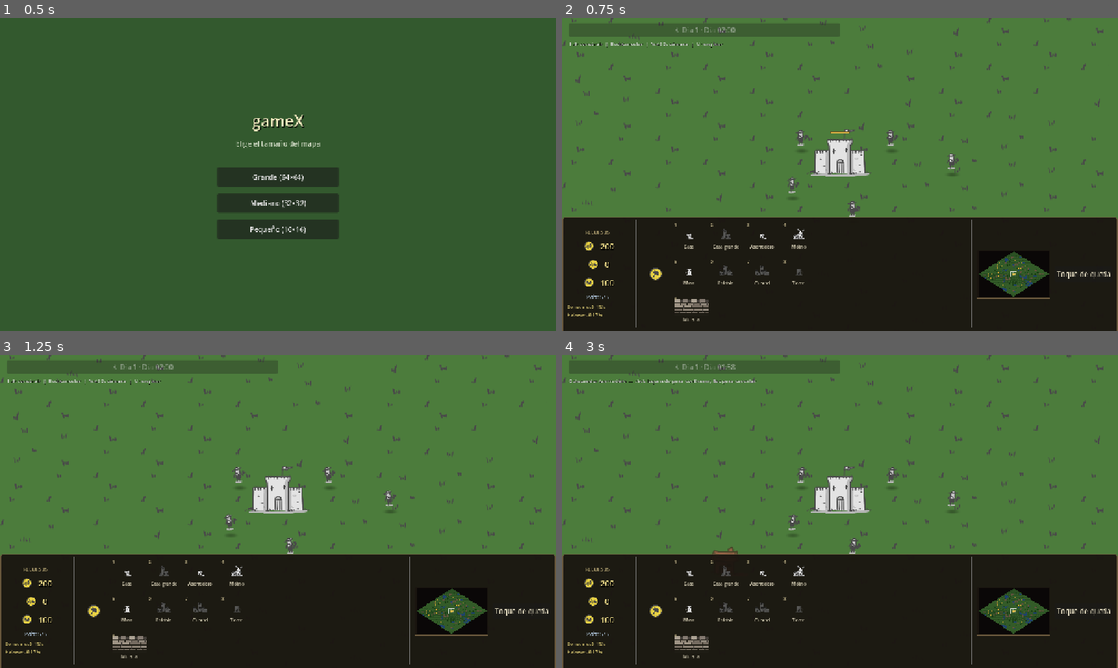
Above: before the commit, frames 1-4 (two rows, left to right).
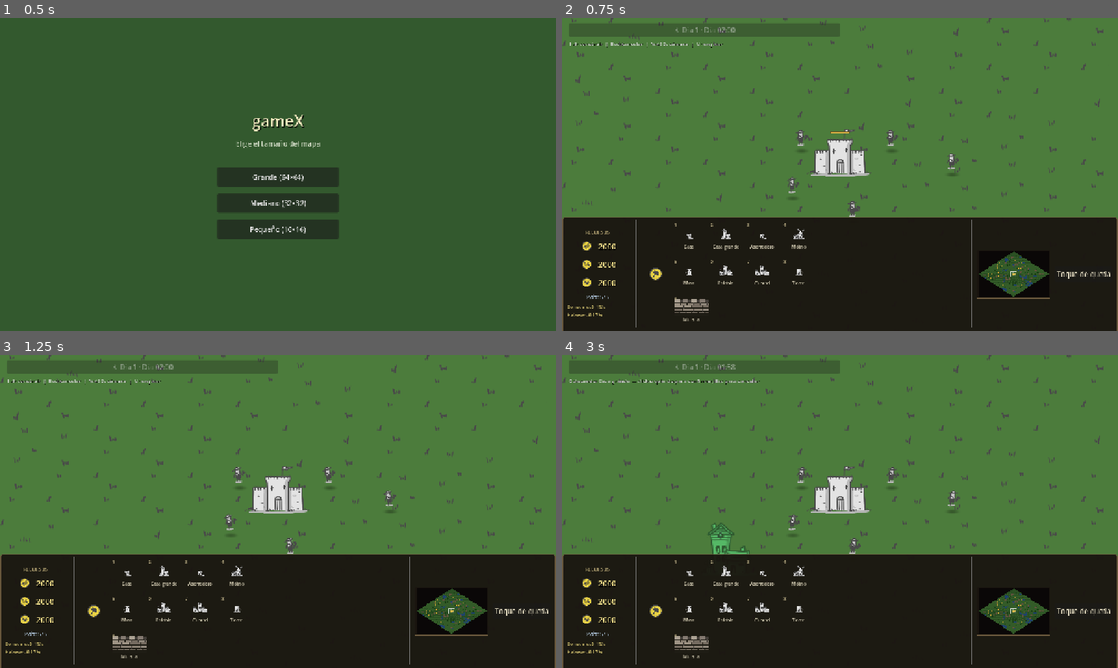
Above: after the commit, the same moments.

Repository: manurode/gameX
Game: Godot game, scene res://scenes/ui/main_menu.tscn
Two runs of this game, one before a commit and one after it. Both use one fixed random seed, a clock stepped at 60 frames per second and the inputs below.
Inputs (mouse positions are in pixels of both pictures, inside the frame that each line leads up to):
- Up to frame 1 (0.5 s): no input
- Up to frame 2 (0.75 s): click "Grande (64×64)" at 0.5 s
- Up to frame 3 (1.25 s): no input
- Up to frame 4 (3 s): click "1" at 1.25 s; click "3" at 2 s; click (723, 574) at 2.75 s, where only the run after the commit has a clickable "2"

Frame 1 is identical in both runs. In frame 2, 0.4% of the frame differs, in the area x 3-44%, y 67-86%; in frame 3, 0.4%; in frame 4, 0.9%, in the area x 3-44%, y 7-86%.

Commit message:
feat: Implement navigation system enhancements and add integration tests

Diff:
--- a/scenes/units/unit.tscn
+++ b/scenes/units/unit.tscn
@@ -3,8 +3,8 @@
 [ext_resource type="Script" path="res://scripts/units/unit.gd" id="1_unit"]
 [ext_resource type="Script" path="res://scripts/units/unit_health_bar.gd" id="2_health_bar"]
 
-[sub_resource type="RectangleShape2D" id="RectangleShape2D_unit"]
-size = Vector2(48, 72)
+[sub_resource type="CircleShape2D" id="CircleShape2D_unit"]
+radius = 14.0
 
 [sub_resource type="ParticleProcessMaterial" id="ParticleProcessMaterial_dust"]
 direction = Vector3(0, -1, 0)
@@ -50,8 +50,8 @@
 animation = &"idle"
 
 [node name="CollisionShape2D" type="CollisionShape2D" parent="."]
-position = Vector2(0, -36)
-shape = SubResource("RectangleShape2D_unit")
+position = Vector2(0, -8)
+shape = SubResource("CircleShape2D_unit")
 
 [node name="NavigationAgent2D" type="NavigationAgent2D" parent="."]
 
--- a/scripts/game/balance_config.gd
+++ b/scripts/game/balance_config.gd
@@ -8,9 +8,9 @@
 	"dawn": 30.0,
 }
 
-const INITIAL_WOOD := 200
-const INITIAL_GOLD := 0
-const INITIAL_FOOD := 100
+const INITIAL_WOOD := 2000
+const INITIAL_GOLD := 2000
+const INITIAL_FOOD := 2000
 const INITIAL_VILLAGERS := 5
 
 const WOOD_PER_SECOND := 1.0
--- a/scripts/units/unit.gd
+++ b/scripts/units/unit.gd
@@ -14,13 +14,13 @@
 const PLAYER_AGGRO_RANGE := 300.0
 const PERSONAL_SPACE_RADIUS := 28.0
 const NAV_AGENT_RADIUS := 16.0
-const STUCK_TIME_SECONDS := 0.35
+const STUCK_TIME_SECONDS := 0.75
 const STUCK_MOVE_EPSILON_SQ := 2.0
-const STUCK_REPATH_MAX := 8
+const STUCK_REPATH_MAX := 4
 const BLOCKED_SPEED_RATIO := 0.35
 const TARGET_PROGRESS_MIN := 2.5
-const OBSTACLE_PROBE_DISTANCE := 44.0
-const REPATH_WAYPOINT_REACHED := 18.0
+const PATH_TARGET_REFRESH_DISTANCE := 18.0
+const PATH_WAYPOINT_REACHED := 14.0
 const MELEE_DAMAGE_FRAME := 5
 const RANGED_DAMAGE_FRAME := 6
 const DEATH_LINGER_SECONDS := 2.8
@@ -86,7 +86,11 @@
 var _stuck_timer := 0.0
 var _stuck_check_position := Vector2.ZERO
 var _nav_repath_attempts := 0
-var _nav_repath_waypoint := Vector2.INF
+var _navigation_path := PackedVector2Array()
+var _navigation_path_index := 0
+var _navigation_path_target := Vector2.INF
+var _resolved_navigation_target := Vector2.INF
+var _navigation_map_version := -1
 var _scan_timer := 0.0
 
 @onready var animated_sprite: AnimatedSprite2D = $AnimatedSprite2D
@@ -1006,7 +1010,11 @@
 func _reset_navigation_recovery() -> void:
 	_reset_stuck_tracking()
 	_nav_repath_attempts = 0
-	_nav_repath_waypoint = Vector2.INF
+	_navigation_path.clear()
+	_navigation_path_index = 0
+	_navigation_path_target = Vector2.INF
+	_resolved_navigation_target = Vector2.INF
+	_navigation_map_version = -1
 
 
 func _reset_stuck_tracking(target: Vector2 = Vector2.INF) -> void:
@@ -1027,46 +1035,59 @@
 
 
 func _sync_navigation_target(target: Vector2) -> void:
-	if _nav_repath_waypoint != Vector2.INF:
-		if global_position.distance_to(_nav_repath_waypoint) > REPATH_WAYPOINT_REACHED:
-			if navigation_agent.target_position.distance_squared_to(_nav_repath_waypoint) > 4.0:
-				navigation_agent.target_position = _nav_repath_waypoint
-			return
-		_nav_repath_waypoint = Vector2.INF
-		_nav_repath_attempts = 0
-
 	if navigation_agent.target_position.distance_squared_to(target) > 4.0:
 		navigation_agent.target_position = target
+
+	var navigation_manager := _get_navigation_manager()
+	if navigation_manager == null:
+		return
+
+	var current_version: int = navigation_manager.call("get_navigation_version")
+	var target_changed := (
+		_navigation_path_target == Vector2.INF
+		or _navigation_path_target.distance_to(target) >= PATH_TARGET_REFRESH_DISTANCE
+	)
+	if (
+		not target_changed
+		and _navigation_map_version == current_version
+		and not _navigation_path.is_empty()
+	):
+		return
+
+	_navigation_path = navigation_manager.call(
+		"get_navigation_path",
+		global_position,
+		target
+	)
+	_navigation_path_index = 0
+	_navigation_path_target = target
+	_navigation_map_version = current_version
+	_resolved_navigation_target = target
+	if not _navigation_path.is_empty():
+		_resolved_navigation_target = _navigation_path[-1]
+		while (
+			_navigation_path_index < _navigation_path.size()
+			and global_position.distance_to(_navigation_path[_navigation_path_index])
+			<= PATH_WAYPOINT_REACHED
+		):
+			_navigation_path_index += 1
+	else:
+		_resolved_navigation_target = navigation_manager.call(
+			"get_closest_walkable_point",
+			target
+		)
 
 
 func _force_navigation_repath(target: Vector2) -> void:
 	_nav_repath_attempts += 1
 	_reset_stuck_tracking(target)
-
-	var repath_target := target
-	if _nav_repath_attempts > 1:
-		repath_target = _get_stuck_repath_waypoint(target)
-
-	var map_rid := navigation_agent.get_navigation_map()
-	if map_rid.is_valid():
-		repath_target = NavigationServer2D.map_get_closest_point(map_rid, repath_target)
-
-	_nav_repath_waypoint = repath_target
-	navigation_agent.target_position = global_position
-	navigation_agent.target_position = repath_target
-
-
-func _get_stuck_repath_waypoint(target: Vector2) -> Vector2:
-	var to_target := global_position.direction_to(target)
-	if to_target == Vector2.ZERO:
-		to_target = Vector2.DOWN
-	var side := Vector2(-to_target.y, to_target.x)
-	var side_sign := 1.0 if _nav_repath_attempts % 2 == 0 else -1.0
-	var offset_dist := 40.0 + float(_nav_repath_attempts) * 28.0
-	return global_position + side * offset_dist * side_sign
-
-
-func _move_with_obstacle_avoidance(preferred_direction: Vector2, target: Vector2, delta: float) -> bool:
+	_navigation_path.clear()
+	_navigation_path_index = 0
+	_navigation_path_target = Vector2.INF
+	_sync_navigation_target(target)
+
+
+func _move_along_path(preferred_direction: Vector2, target: Vector2, delta: float) -> bool:
 	if preferred_direction == Vector2.ZERO:
 		velocity = Vector2.ZERO
 		return false
@@ -1085,78 +1106,11 @@
 		_play_walk_animation(preferred_direction)
 		return true
 
-	var recovery := _get_obstacle_recovery_direction(preferred_direction, target)
-	if recovery != Vector2.ZERO and recovery.angle_to(preferred_direction) > 0.05:
-		var before_recovery := global_position
-		var dist_before_recovery := before_recovery.distance_to(target)
-		velocity = recovery * speed
-		move_and_slide()
-		moved = global_position.distance_to(before_recovery)
-		progress = dist_before_recovery - global_position.distance_to(target)
-		if _did_move_well(moved, progress, speed, delta):
-			_reset_stuck_tracking(target)
-			_play_walk_animation(recovery)
-			return true
-
 	return false
 
 
 func _did_move_well(moved: float, progress: float, speed: float, delta: float) -> bool:
 	return moved >= speed * delta * BLOCKED_SPEED_RATIO and progress >= TARGET_PROGRESS_MIN * delta
-
-
-func _get_obstacle_recovery_direction(preferred_direction: Vector2, target: Vector2) -> Vector2:
-	var wall_normal := _get_blocking_collision_normal()
-	if wall_normal != Vector2.ZERO:
-		var tangent_a := Vector2(-wall_normal.y, wall_normal.x)
-		var tangent_b := -tangent_a
-		var to_target := global_position.direction_to(target)
-		if to_target == Vector2.ZERO:
-			return tangent_a
-		return tangent_a if tangent_a.dot(to_target) >= tangent_b.dot(to_target) else tangent_b
-
-	return _probe_avoidance_direction(preferred_direction, target)
-
-
-func _get_blocking_collision_normal() -> Vector2:
-	var combined := Vector2.ZERO
-	for i in get_slide_collision_count():
-		combined += get_slide_collision(i).get_normal()
-	if combined.length_squared() < 0.001:
-		return Vector2.ZERO
-	return combined.normalized()
-
-
-func _probe_avoidance_direction(preferred_direction: Vector2, target: Vector2) -> Vector2:
-	var space_state := get_world_2d().direct_space_state
-	var origin := global_position
-	var to_target := origin.direction_to(target)
-	if to_target == Vector2.ZERO:
-		to_target = preferred_direction
-	var base_angle := preferred_direction.angle()
-	var best_dir := Vector2.ZERO
-	var best_score := -INF
-
-	for offset_deg in [0.0, 40.0, -40.0, 75.0, -75.0, 110.0, -110.0, 145.0, -145.0]:
-		var dir := Vector2.from_angle(base_angle + deg_to_rad(offset_deg))
-		if _is_direction_blocked(dir, space_state, origin):
-			continue
-		var score := dir.dot(to_target)
-		if score > best_score:
-			best_score = score
-			best_dir = dir
-
-	return best_dir if best_dir != Vector2.ZERO else preferred_direction
-
-
-func _is_direction_blocked(direction: Vector2, space_state: PhysicsDirectSpaceState2D, origin: Vector2) -> bool:
-	var params := PhysicsRayQueryParameters2D.create(
-		origin,
-		origin + direction.normalized() * OBSTACLE_PROBE_DISTANCE,
-		collision_mask
-	)
-	params.exclude = [get_rid()]
-	return not space_state.intersect_ray(params).is_empty()
 
 
 func _follow_navigation_toward(target: Vector2, desired_distance: float, delta: float) -> void:
@@ -1164,7 +1118,6 @@
 	if remaining <= desired_distance:
 		velocity = Vector2.ZERO
 		_reset_stuck_tracking(target)
-		_nav_repath_waypoint = Vector2.INF
 		_play_idle()
 		return
 
@@ -1177,15 +1130,14 @@
 		_play_idle()
 		return
 
-	if _move_with_obstacle_avoidance(direction, target, delta):
-		return
-
-	if _is_stuck_moving(delta, target):
+	var movement_goal := _get_current_navigation_goal(target)
+	if _move_along_path(direction, movement_goal, delta):
+		return
+
+	if _is_stuck_moving(delta, movement_goal):
 		if _nav_repath_attempts < STUCK_REPATH_MAX:
 			_force_navigation_repath(target)
 		else:
-			var recovery := _probe_avoidance_direction(direction, target)
-			_move_with_obstacle_avoidance(recovery, target, delta)
 			_reset_navigation_recovery()
 		_play_idle()
 	else:
@@ -1193,6 +1145,24 @@
 
 
 func _get_navigation_direction(target: Vector2) -> Vector2:
+	var navigation_manager := _get_navigation_manager()
+	if navigation_manager != null:
+		while (
+			_navigation_path_index < _navigation_path.size()
+			and global_position.distance_to(_navigation_path[_navigation_path_index])
+			<= PATH_WAYPOINT_REACHED
+		):
+			_navigation_path_index += 1
+
+		if _navigation_path_index < _navigation_path.size():
+			return global_position.direction_to(_navigation_path[_navigation_path_index])
+		if (
+			_resolved_navigation_target != Vector2.INF
+			and global_position.distance_squared_to(_resolved_navigation_target) > 4.0
+		):
+			return global_position.direction_to(_resolved_navigation_target)
+		return Vector2.ZERO
+
 	if not navigation_agent.is_navigation_finished():
 		var next_position := navigation_agent.get_next_path_position()
 		if next_position.distance_squared_to(global_position) > 4.0:
@@ -1208,6 +1178,21 @@
 		return global_position.direction_to(target)
 
 	return Vector2.ZERO
+
+
+func _get_current_navigation_goal(fallback_target: Vector2) -> Vector2:
+	if _navigation_path_index < _navigation_path.size():
+		return _navigation_path[_navigation_path_index]
+	if _resolved_navigation_target != Vector2.INF:
+		return _resolved_navigation_target
+	return fallback_target
+
+
+func _get_navigation_manager() -> Node:
+	var manager := get_tree().get_first_node_in_group("navigation_manager")
+	if manager != null and manager.has_method("get_navigation_path"):
+		return manager
+	return null
 
 
 func _process_combat(_delta: float) -> void:
@@ -1248,25 +1233,7 @@
 
 
 func _chase_melee_direct_toward(target_point: Vector2, delta: float) -> void:
-	var direction := global_position.direction_to(target_point)
-	if direction == Vector2.ZERO:
-		velocity = Vector2.ZERO
-		_play_idle()
-		return
-
-	if _move_with_obstacle_avoidance(direction, target_point, delta):
-		return
-
-	if _is_stuck_moving(delta, target_point):
-		if _nav_repath_attempts < STUCK_REPATH_MAX:
-			_force_navigation_repath(target_point)
-		else:
-			var recovery := _probe_avoidance_direction(direction, target_point)
-			_move_with_obstacle_avoidance(recovery, target_point, delta)
-			_reset_navigation_recovery()
-		_play_idle()
-	else:
-		_play_idle()
+	_follow_navigation_toward(target_point, 2.0, delta)
 
 
 func _get_chase_navigation_target() -> Vector2:
@@ -1586,6 +1553,12 @@
 
 	var distance_to_destination := global_position.distance_to(_move_destination)
 	if distance_to_destination <= PERSONAL_SPACE_RADIUS:
+		return true
+
+	if (
+		_resolved_navigation_target != Vector2.INF
+		and global_position.distance_to(_resolved_navigation_target) <= PERSONAL_SPACE_RADIUS
+	):
 		return true
 
 	if distance_to_destination <= PERSONAL_SPACE_RADIUS * 2.25 and _is_adjacent_to_other_unit():
--- a/scripts/world/navigation_setup.gd
+++ b/scripts/world/navigation_setup.gd
@@ -2,6 +2,10 @@
 
 const SECTOR_SIZE := 16
 const REBUILD_DEBOUNCE := 0.12
+const PATH_CELL_SIZE := Vector2(24.0, 24.0)
+const AGENT_CLEARANCE := 16.0
+const SEGMENT_SAMPLE_STEP := 8.0
+const CLOSEST_POINT_SEARCH_LIMIT := 48
 
 var _ground_layer: TinyTilesMap
 var _sector_regions: Dictionary = {}
@@ -9,10 +13,15 @@
 var _obstacles: Array = []
 var _buildings: Array = []
 var _rebuild_timer: Timer
+var _path_grid := AStarGrid2D.new()
+var _path_grid_origin := Vector2.ZERO
+var _path_grid_size := Vector2i.ZERO
+var _navigation_version := 0
 
 
 func setup_from_ground(ground_layer: TinyTilesMap) -> void:
 	_ground_layer = ground_layer
+	add_to_group("navigation_manager")
 	navigation_polygon = null
 	_create_sector_regions()
 
@@ -24,6 +33,7 @@
 	for sector_key in _sector_regions:
 		_rebuild_sector(sector_key)
 	_dirty_sectors.clear()
+	_rebuild_path_grid()
 
 
 func update_sources(obstacles: Array, buildings: Array) -> void:
@@ -188,3 +198,202 @@
 	_dirty_sectors.clear()
 	for sector in sectors:
 		_rebuild_sector(sector)
+	_rebuild_path_grid()
+
+
+func get_navigation_path(from_position: Vector2, target_position: Vector2) -> PackedVector2Array:
+	if _path_grid_size == Vector2i.ZERO:
+		return PackedVector2Array()
+
+	var start_id := _find_closest_walkable_id(_world_to_grid(from_position))
+	var target_id := _find_closest_walkable_id(_world_to_grid(target_position))
+	if start_id == Vector2i(-1, -1) or target_id == Vector2i(-1, -1):
+		return PackedVector2Array()
+
+	var id_path := _path_grid.get_id_path(start_id, target_id, false)
+	if id_path.is_empty():
+		return PackedVector2Array()
+
+	var raw_path := PackedVector2Array()
+	raw_path.append(from_position)
+	for point_id in id_path:
+		raw_path.append(_grid_to_world(point_id))
+
+	var reachable_target := _grid_to_world(target_id)
+	if _is_world_point_walkable(target_position):
+		reachable_target = target_position
+	if raw_path[-1].distance_squared_to(reachable_target) > 1.0:
+		raw_path.append(reachable_target)
+
+	return _smooth_path(raw_path)
+
+
+func get_closest_walkable_point(world_position: Vector2) -> Vector2:
+	if _path_grid_size == Vector2i.ZERO:
+		return world_position
+	var point_id := _find_closest_walkable_id(_world_to_grid(world_position))
+	if point_id == Vector2i(-1, -1):
+		return world_position
+	return _grid_to_world(point_id)
+
+
+func get_navigation_version() -> int:
+	return _navigation_version
+
+
+func _rebuild_path_grid() -> void:
+	if _ground_layer == null:
+		return
+
+	var bounds := _ground_layer.get_map_bounds().grow(
+		maxf(float(TinyTilesMap.TILE_SIZE.x), float(TinyTilesMap.TILE_SIZE.y)) * 0.5
+	)
+	_path_grid_origin = Vector2(
+		floorf(bounds.position.x / PATH_CELL_SIZE.x) * PATH_CELL_SIZE.x,
+		floorf(bounds.position.y / PATH_CELL_SIZE.y) * PATH_CELL_SIZE.y
+	)
+	_path_grid_size = Vector2i(
+		ceili(bounds.size.x / PATH_CELL_SIZE.x) + 1,
+		ceili(bounds.size.y / PATH_CELL_SIZE.y) + 1
+	)
+
+	_path_grid = AStarGrid2D.new()
+	_path_grid.region = Rect2i(Vector2i.ZERO, _path_grid_size)
+	_path_grid.offset = _path_grid_origin
+	_path_grid.cell_size = PATH_CELL_SIZE
+	_path_grid.diagonal_mode = AStarGrid2D.DIAGONAL_MODE_ONLY_IF_NO_OBSTACLES
+	_path_grid.default_compute_heuristic = AStarGrid2D.HEURISTIC_EUCLIDEAN
+	_path_grid.default_estimate_heuristic = AStarGrid2D.HEURISTIC_EUCLIDEAN
+	_path_grid.update()
+
+	for y in _path_grid_size.y:
+		for x in _path_grid_size.x:
+			var point_id := Vector2i(x, y)
+			if not _is_world_point_walkable(_grid_to_world(point_id)):
+				_path_grid.set_point_solid(point_id, true)
+
+	_navigation_version += 1
+
+
+func _world_to_grid(world_position: Vector2) -> Vector2i:
+	return Vector2i(
+		roundi((world_position.x - _path_grid_origin.x) / PATH_CELL_SIZE.x),
+		roundi((world_position.y - _path_grid_origin.y) / PATH_CELL_SIZE.y)
+	)
+
+
+func _grid_to_world(point_id: Vector2i) -> Vector2:
+	return _path_grid_origin + Vector2(point_id) * PATH_CELL_SIZE
+
+
+func _is_grid_id_valid(point_id: Vector2i) -> bool:
+	return (
+		point_id.x >= 0
+		and point_id.y >= 0
+		and point_id.x < _path_grid_size.x
+		and point_id.y < _path_grid_size.y
+	)
+
+
+func _find_closest_walkable_id(center_id: Vector2i) -> Vector2i:
+	if _is_grid_id_valid(center_id) and not _path_grid.is_point_solid(center_id):
+		return center_id
+
+	for radius in range(1, CLOSEST_POINT_SEARCH_LIMIT + 1):
+		var best_id := Vector2i(-1, -1)
+		var best_distance_sq := INF
+		for x in range(center_id.x - radius, center_id.x + radius + 1):
+			for y in [center_id.y - radius, center_id.y + radius]:
+				var candidate := Vector2i(x, y)
+				if _is_grid_id_valid(candidate) and not _path_grid.is_point_solid(candidate):
+					var distance_sq := Vector2(candidate - center_id).length_squared()
+					if distance_sq < best_distance_sq:
+						best_distance_sq = distance_sq
+						best_id = candidate
+		for y in range(center_id.y - radius + 1, center_id.y + radius):
+			for x in [center_id.x - radius, center_id.x + radius]:
+				var candidate := Vector2i(x, y)
+				if _is_grid_id_valid(candidate) and not _path_grid.is_point_solid(candidate):
+					var distance_sq := Vector2(candidate - center_id).length_squared()
+					if distance_sq < best_distance_sq:
+						best_distance_sq = distance_sq
+						best_id = candidate
+		if best_id != Vector2i(-1, -1):
+			return best_id
+
+	return Vector2i(-1, -1)
+
+
+func _is_world_point_walkable(world_position: Vector2) -> bool:
+	if _ground_layer == null:
+		return false
+	if not _ground_layer.is_walkable_cell(_ground_layer.get_cell_at_world(world_position)):
+		return false
+
+	for obstacle in _obstacles:
+		if (
+			is_instance_valid(obstacle)
+			and obstacle is TerrainObstacle
+			and (obstacle as TerrainObstacle).blocks_movement
+			and _is_point_blocked_by_outline(
+				world_position,
+				(obstacle as TerrainObstacle).get_nav_block_outline()
+			)
+		):
+			return false
+
+	for building in _buildings:
+		if (
+			is_instance_valid(building)
+			and building is Building
+			and (building as Building).blocks_navigation
+			and _is_point_blocked_by_outline(
+				world_position,
+				(building as Building).get_nav_block_outline()
+			)
+		):
+			return false
+
+	return true
+
+
+func _is_point_blocked_by_outline(point: Vector2, outline: PackedVector2Array) -> bool:
+	if outline.size() < 3:
+		return false
+	if Geometry2D.is_point_in_polygon(point, outline):
+		return true
+
+	for i in outline.size():
+		var segment_start := outline[i]
+		var segment_end := outline[(i + 1) % outline.size()]
+		var closest := Geometry2D.get_closest_point_to_segment(point, segment_start, segment_end)
+		if point.distance_squared_to(closest) <= AGENT_CLEARANCE * AGENT_CLEARANCE:
+			return true
+	return false
+
+
+func _smooth_path(raw_path: PackedVector2Array) -> PackedVector2Array:
+	if raw_path.size() <= 2:
+		return raw_path
+
+	var result := PackedVector2Array([raw_path[0]])
+	var anchor_index := 0
+	while anchor_index < raw_path.size() - 1:
+		var furthest_visible := anchor_index + 1
+		for candidate_index in range(raw_path.size() - 1, anchor_index, -1):
+			if _has_clear_segment(raw_path[anchor_index], raw_path[candidate_index]):
+				furthest_visible = candidate_index
+				break
+		result.append(raw_path[furthest_visible])
+		anchor_index = furthest_visible
+	return result
+
+
+func _has_clear_segment(from_position: Vector2, to_position: Vector2) -> bool:
+	var distance := from_position.distance_to(to_position)
+	var sample_count := maxi(1, ceili(distance / SEGMENT_SAMPLE_STEP))
+	for i in range(1, sample_count + 1):
+		var point := from_position.lerp(to_position, float(i) / float(sample_count))
+		if not _is_world_point_walkable(point):
+			return false
+	return true
--- /dev/null
+++ b/tests/navigation_integration.gd
@@ -0,0 +1,49 @@
+extends Node
+
+const MAX_PHYSICS_FRAMES := 720
+const DESTINATION_TOLERANCE := 32.0
+
+
+func _ready() -> void:
+	call_deferred("_run")
+
+
+func _run() -> void:
+	var world_scene: PackedScene = load("res://scenes/world/game_world.tscn")
+	var world := world_scene.instantiate()
+	add_child(world)
+
+	for _frame in 12:
+		await get_tree().physics_frame
+
+	var buildings: Node2D = world.get_node("Buildings")
+	var units: Node2D = world.get_node("Units")
+	assert(buildings.get_child_count() > 0)
+	assert(units.get_child_count() > 0)
+
+	var building := buildings.get_child(0) as Building
+	var unit := units.get_child(0) as Unit
+	var navigation_manager := get_tree().get_first_node_in_group("navigation_manager")
+	assert(building != null)
+	assert(unit != null)
+	assert(navigation_manager != null)
+
+	var start := building.global_position + Vector2(-240.0, 0.0)
+	var destination := building.global_position + Vector2(240.0, 0.0)
+	var path: PackedVector2Array = navigation_manager.get_navigation_path(start, destination)
+	assert(path.size() >= 3, "The route must bend around the building.")
+
+	unit.global_position = start
+	unit.reset_navigation()
+	unit.move_to(destination)
+
+	var reached := false
+	for _frame in MAX_PHYSICS_FRAMES:
+		await get_tree().physics_frame
+		if unit.global_position.distance_to(destination) <= DESTINATION_TOLERANCE:
+			reached = true
+			break
+
+	assert(reached, "The unit did not navigate around the building.")
+	print("NAVIGATION_INTEGRATION_OK")
+	get_tree().quit(0)
--- /dev/null
+++ b/tests/navigation_integration.tscn
@@ -0,0 +1,6 @@
+[gd_scene load_steps=2 format=3]
+
+[ext_resource type="Script" path="res://tests/navigation_integration.gd" id="1_test"]
+
+[node name="NavigationIntegrationTest" type="Node"]
+script = ExtResource("1_test")
Not shown, added: tests/navigation_integration.gd.uid
